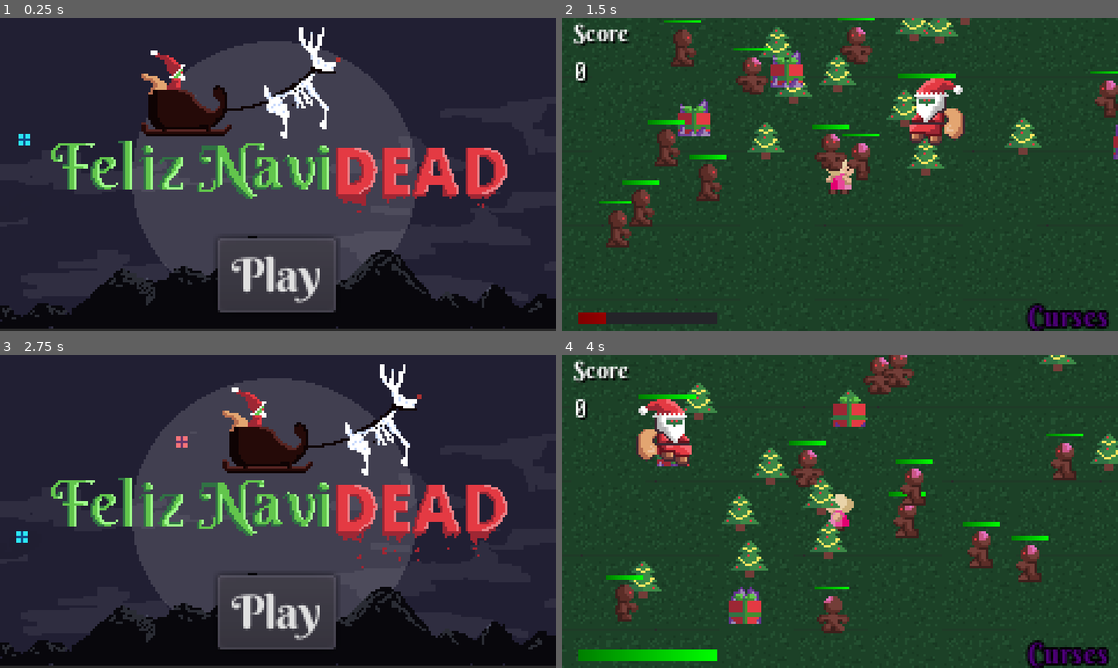
Above: before the commit, frames 1-4 (two rows, left to right).
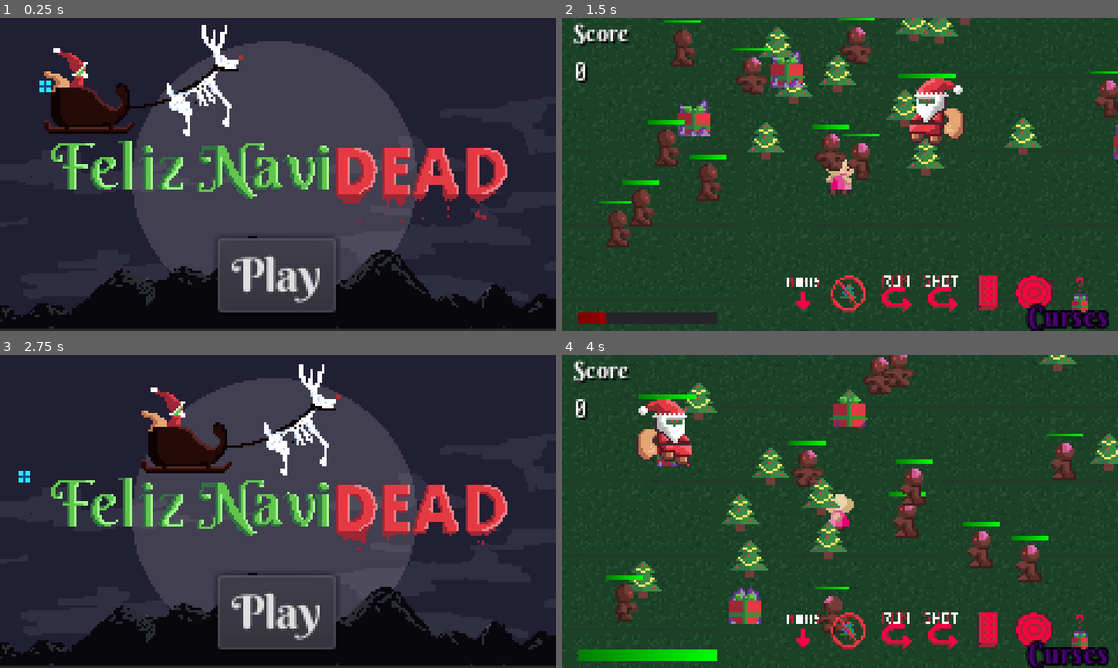
Above: after the commit, the same moments.

Repository: cznrhubarb/feliz-navidead
Game: Godot game, scene res://scn/TitleScreen.tscn
Same seed, same stepped clock (60 frames per second), same inputs: the game is played once before the commit and once after it.
Inputs (mouse positions are in pixels of both pictures, inside the frame that each line leads up to):
- Up to frame 1 (0.25 s): no input
- Up to frame 2 (1.5 s): click "Play" at 0.5 s; move the mouse to (962, 158) at 1.27 s; press the mouse at (962, 158) at 1.28 s; hold D (move_right) from 1.28 s (still down)
- Up to frame 3 (2.75 s): release D (move_right) at 2 s; release the mouse at (400, 495) at 2 s; click "OK I guess..." at 2 s
- Up to frame 4 (4 s): click "Play" at 2.75 s; move the mouse to (728, 527) at 3.52 s; hold S (move_down) from 3.53 s (still down); click (728, 527) at 3.6 s

The runs differ from the first frame. In frame 1, 6.8% of the frame differs, in the area x 3-88%, y 2-66%; in frame 2, 2.3%; in frame 3, 6.8%; in frame 4, 2.3%.

Commit message:
Merge and curse stuff.

Diff:
--- a/UI/GameHud.tscn
+++ b/UI/GameHud.tscn
@@ -2,20 +2,26 @@
 
 [ext_resource path="res://UI/GameHud.gd" type="Script" id=1]
 [ext_resource path="res://UI/HP_Bar.tscn" type="PackedScene" id=2]
-[ext_resource path="res://UI/GiftDialog.gd" type="Script" id=3]
-[ext_resource path="res://UI/fonts/ShareTechMono-Regular.ttf" type="DynamicFontData" id=4]
-[ext_resource path="res://UI/fonts/BerkshireSwash-Regular.ttf" type="DynamicFontData" id=5]
-[ext_resource path="res://scn/ConfettiBlaster.tscn" type="PackedScene" id=6]
-[ext_resource path="res://UI/BugFactory.gd" type="Script" id=7]
-[ext_resource path="res://scn/CurseList.tscn" type="PackedScene" id=8]
+[ext_resource path="res://scn/CurseList.tscn" type="PackedScene" id=3]
+[ext_resource path="res://UI/fonts/BerkshireSwash-Regular.ttf" type="DynamicFontData" id=4]
+[ext_resource path="res://UI/GiftDialog.gd" type="Script" id=5]
+[ext_resource path="res://UI/fonts/ShareTechMono-Regular.ttf" type="DynamicFontData" id=6]
+[ext_resource path="res://scn/ConfettiBlaster.tscn" type="PackedScene" id=7]
+[ext_resource path="res://UI/BugFactory.gd" type="Script" id=8]
 
 [sub_resource type="StyleBoxFlat" id=1]
 bg_color = Color( 0, 0, 0, 1 )
 
+[sub_resource type="DynamicFont" id=9]
+size = 12
+outline_size = 1
+outline_color = Color( 0, 0, 0, 1 )
+font_data = ExtResource( 4 )
+
 [sub_resource type="DynamicFont" id=2]
 size = 9
 extra_spacing_char = -1
-font_data = ExtResource( 4 )
+font_data = ExtResource( 6 )
 
 [sub_resource type="DynamicFontData" id=3]
 font_path = "res://UI/fonts/ShareTechMono-Regular.ttf"
@@ -34,17 +40,11 @@
 
 [sub_resource type="DynamicFont" id=7]
 size = 10
-font_data = ExtResource( 5 )
+font_data = ExtResource( 4 )
 
 [sub_resource type="DynamicFont" id=8]
 size = 11
-font_data = ExtResource( 4 )
-
-[sub_resource type="DynamicFont" id=9]
-size = 12
-outline_size = 1
-outline_color = Color( 0, 0, 0, 1 )
-font_data = ExtResource( 5 )
+font_data = ExtResource( 6 )
 
 [node name="GameHud" type="CanvasLayer"]
 pause_mode = 2
@@ -58,9 +58,20 @@
 rect_pivot_offset = Vector2( 30, 2.5 )
 custom_styles/panel = SubResource( 1 )
 
+[node name="CurseListUI" parent="." instance=ExtResource( 3 )]
+
+[node name="CurseLabel" type="Label" parent="."]
+margin_left = 201.389
+margin_top = 121.151
+margin_right = 241.389
+margin_bottom = 138.151
+custom_fonts/font = SubResource( 9 )
+custom_colors/font_color = Color( 0.309804, 0.00392157, 0.482353, 1 )
+text = "Curses"
+
 [node name="GiftDialog" type="Container" parent="."]
 visible = false
-script = ExtResource( 3 )
+script = ExtResource( 5 )
 
 [node name="Panel" type="Panel" parent="GiftDialog"]
 margin_left = 10.6028
@@ -134,29 +145,18 @@
 custom_colors/font_color_shadow = Color( 0, 0, 0, 1 )
 text = "0"
 
-[node name="LeftConfettiBlaster" parent="." instance=ExtResource( 6 )]
+[node name="LeftConfettiBlaster" parent="." instance=ExtResource( 7 )]
 visible = false
 position = Vector2( 0.794434, 135.054 )
 amount = 120
 explosiveness = 0.3
 
-[node name="RightConfettiBlaster2" parent="." instance=ExtResource( 6 )]
+[node name="RightConfettiBlaster2" parent="." instance=ExtResource( 7 )]
 visible = false
 position = Vector2( 239.521, 133.068 )
 amount = 120
 explosiveness = 0.3
 
 [node name="BugFactory" type="Node" parent="."]
-script = ExtResource( 7 )
-
-[node name="CurseListUI" parent="." instance=ExtResource( 8 )]
-
-[node name="Label" type="Label" parent="."]
-margin_left = 201.389
-margin_top = 121.151
-margin_right = 241.389
-margin_bottom = 138.151
-custom_fonts/font = SubResource( 9 )
-custom_colors/font_color = Color( 0.309804, 0.00392157, 0.482353, 1 )
-text = "Curses"
+script = ExtResource( 8 )
 [connection signal="pressed" from="GiftDialog/Open" to="GiftDialog" method="_on_Open_pressed"]
--- a/scn/TitleScreen.tscn
+++ b/scn/TitleScreen.tscn
@@ -45,7 +45,7 @@
 [node name="AnimatedSprite" type="AnimatedSprite" parent="."]
 position = Vector2( 120, 67 )
 frames = SubResource( 1 )
-frame = 5
+frame = 3
 playing = true
 
 [node name="PlayButton" type="Button" parent="."]
--- a/src/CurseBag.gd
+++ b/src/CurseBag.gd
@@ -11,43 +11,43 @@
 			key = "gift_horse",
 			description = "You will never look a gift horse in the mouth again.",
 			effect = "no curse or weapon descriptions",
-			resource = "res://img/Baby.png"
+			resource = "res://img/Curses/gift_horse.PNG"
 		},
 		{
 			key = "quake",
 			description = "You will feel the earth move under your feet.",
 			effect = "violent constant camera shake",
-			resource = "res://img/Baby.png"
+			resource = "res://img/Curses/quake.PNG"
 		},
 		{
 			key = "lego",
 			description = "Sometime in the next month, in real life, you are going to step on a lego barefoot.",
 			effect = "nothing",
-			resource = "res://img/Baby.png"
+			resource = "res://img/Curses/lego.PNG"
 		},
 		{
 			key = "reverse_shot",
 			description = "You will always be looking back over your shoulder.",
 			effect = "fire in reverse",
-			resource = "res://img/Baby.png"
+			resource = "res://img/Curses/reverse_shot.PNG"
 		},
 		{
 			key = "reverse_run",
 			description = "You will always be running behind.",
 			effect = "walk  in reverse",
-			resource = "res://img/Baby.png"
+			resource = "res://img/Curses/reverse_run.PNG"
 		},
 		{
 			key = "hidden_trees",
 			description = "You won't be able to see the forest for the trees.",
 			effect = "invisible trees",
-			resource = "res://img/Baby.png"
+			resource = "res://img/Curses/hidden_trees.PNG"
 		},
 		{
 			key = "penalty",
 			description = "You will start working on a great golf score.",
 			effect = "lose points",
-			resource = "res://img/Baby.png"
+			resource = "res://img/Curses/penalty.PNG"
 		},
 		# ================ Completed above this line =====================
 #		{
--- a/src/CurseList.gd
+++ b/src/CurseList.gd
@@ -6,6 +6,10 @@
 
 func _ready():
 	icon_count = 0
+	var bag = get_tree().get_root().find_node("CurseBag", true, false)
+	bag.fill_curse_bag()
+	for curse in bag.curses:
+		add_curse_icon(curse.resource)
 
 func add_curse_icon(resource):
 	var icon = Sprite.new()
--- a/src/Santa.gd
+++ b/src/Santa.gd
@@ -129,7 +129,8 @@
 			collision_layer = 0
 			collision_mask = 0
 			set_collision_mask_bit(4, true)
-			set_collision_mask_bit(0, true)
+			# Turn this back on to make Santa collide with walls
+			#set_collision_mask_bit(0, true)
 			dash_duration = 0.75
 			dash_direction = (player.position - position).normalized()
 			anim_player.play("Run")
Not shown, added: aud/hohoho.ogg.import
Not shown, added: aud/slam.ogg.import
Binary file added: img/Curses/gift_horse.PNG
Not shown, added: img/Curses/gift_horse.PNG.import
Binary file added: img/Curses/hidden_trees.PNG
Not shown, added: img/Curses/hidden_trees.PNG.import
Binary file added: img/Curses/lego.PNG
Not shown, added: img/Curses/lego.PNG.import
Binary file added: img/Curses/penalty.PNG
Not shown, added: img/Curses/penalty.PNG.import
Binary file added: img/Curses/quake.PNG
Not shown, added: img/Curses/quake.PNG.import
(and 6 more such lines)
